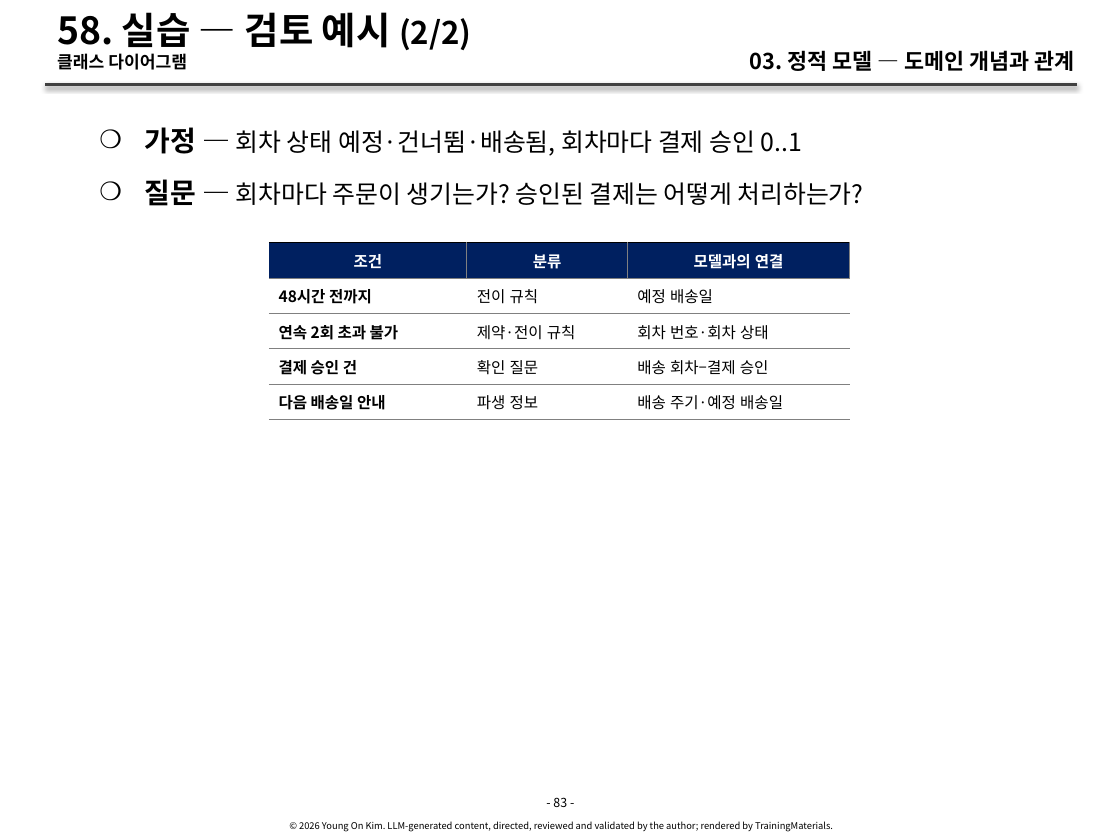
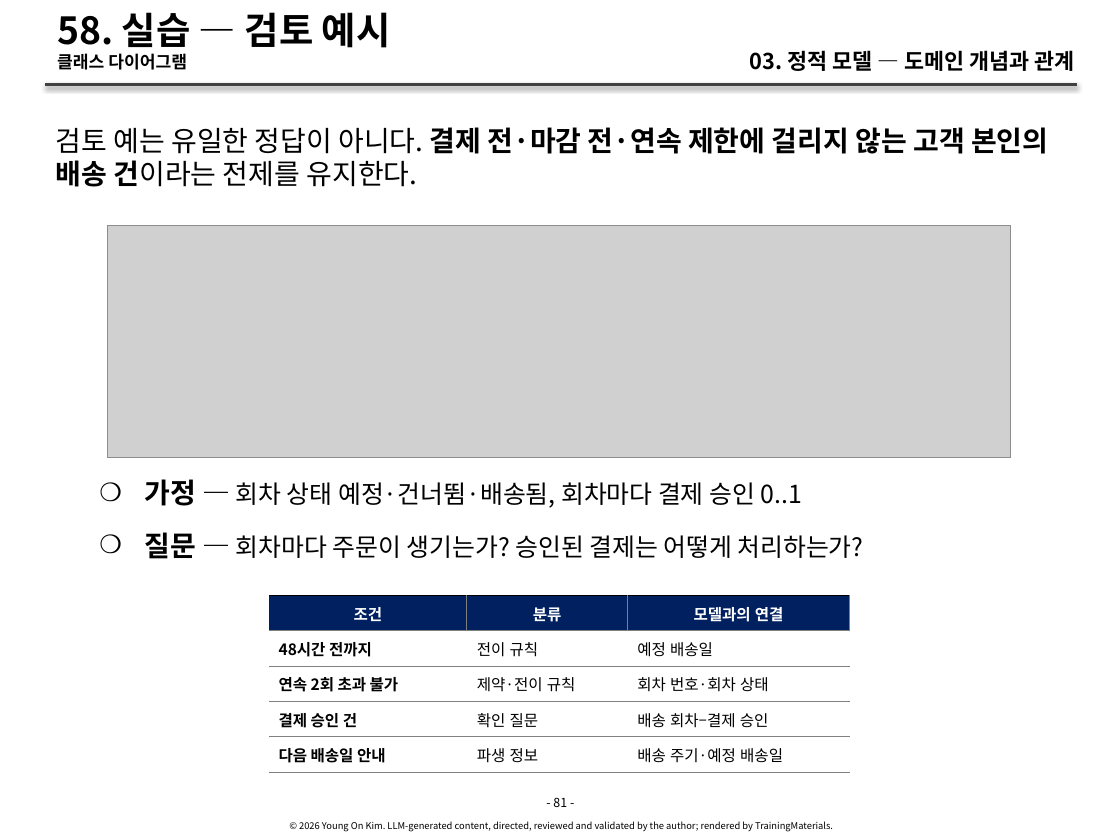
Before and after one commit to YoungSan77/TrainingMaterials, a slide deck: slide 81 of courses/ooad/sessions/s03.pptx (slide 83 before the commit). Drawn at 1120x840 pixels with LibreOffice and Linux fonts; fonts in the diff are those of the drawing; grey boxes stand for pictures. Boxes give left, top, right and bottom in pixels: in the first picture for what was removed or moved away, otherwise in the second. Text is boxed around its words. In the diff, an @@ line names an element or a change of style, - is before the commit and + after.

```diff
--- a/courses/ooad/sessions/s03.pptx
+++ b/courses/ooad/sessions/s03.pptx
@@ title at (57, 12, 391, 54): text changed @@
-58. 실습 — 검토 예시 (2/2)
+58. 실습 — 검토 예시
@@ text at (56, 127, 1048, 187): text changed; size 16 to 18 pt; bold on @@
-    ❍ 가정 — 회차 상태 예정·건너뜀·배송됨, 회차마다 결제 승인 0..1
-    ❍ 질문 — 회차마다 주문이 생기는가? 승인된 결제는 어떻게 처리하는가?
+검토 예는 유일한 정답이 아니다. 결제 전·마감 전·연속 제한에 걸리지 않는 고객 본인의 배송 건이라는 전제를 유지한다.
@@ picture added at (108, 226, 1011, 458) @@
@@ text added at (144, 479, 864, 559), 16 pt, text #000000 @@
+    ❍ 가정 — 회차 상태 예정·건너뜀·배송됨, 회차마다 결제 승인 0..1
+    ❍ 질문 — 회차마다 주문이 생기는가? 승인된 결제는 어떻게 처리하는가?
@@ table: place and size @@
-table at (269, 243, 849, 718)
+table at (269, 596, 849, 840)
@@ text at (553, 797, 567, 807): text changed @@
-- 83 -
+- 81 -
```
Also in this commit, not shown: 75 other slides changed, 2 slides removed, 19 other files.
